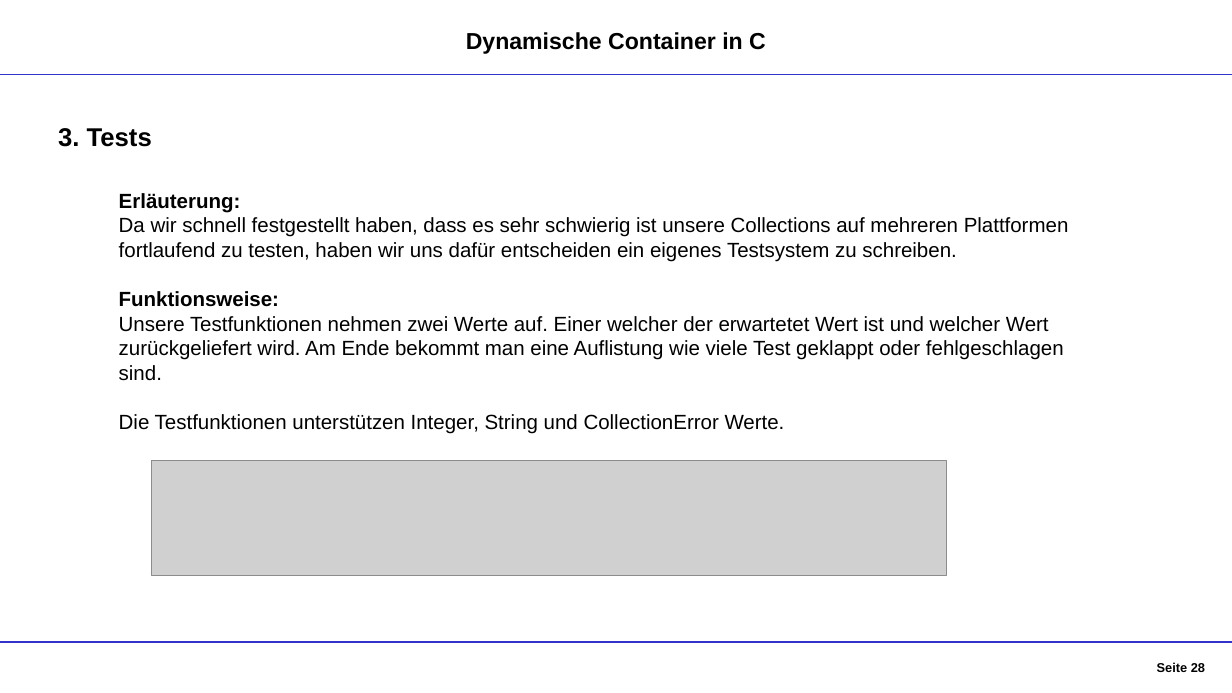
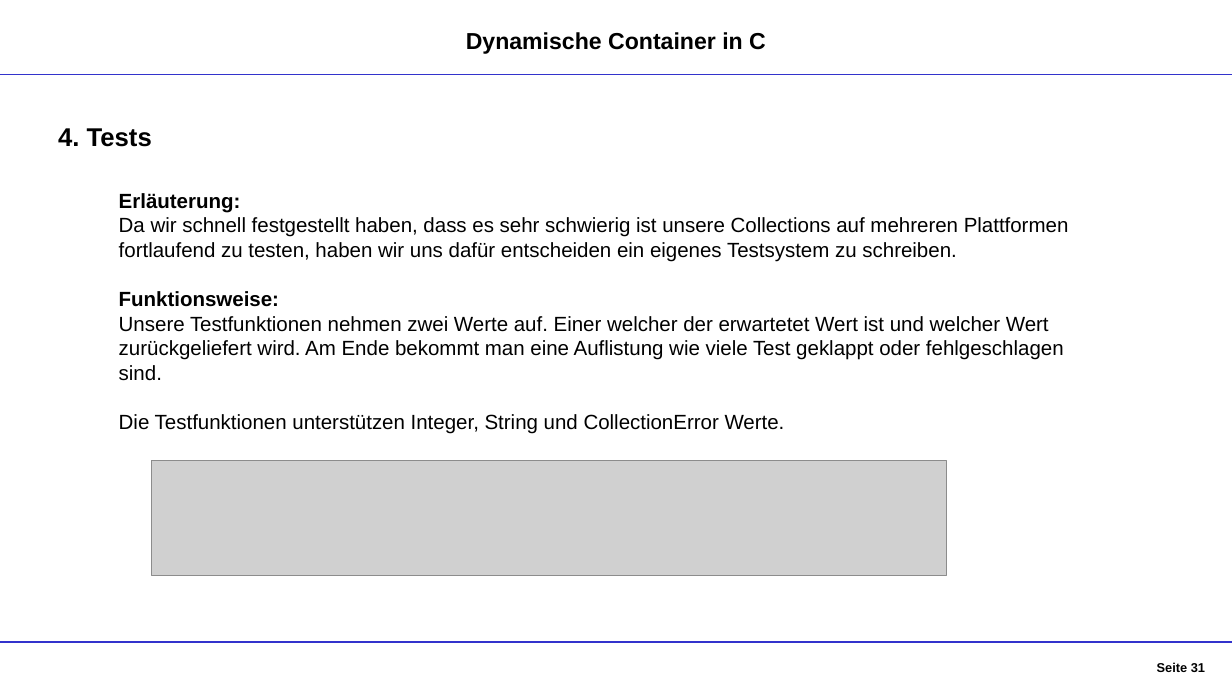
Before and after one commit to DennisGoss99/InPr_DynamicCollections, a slide deck: slide 31 of Dokumentation/Container - Präsentation.pptx (slide 28 before the commit). Drawn at 1232x693 pixels with LibreOffice and Linux fonts; fonts in the diff are those of the drawing; grey boxes stand for pictures. Boxes give left, top, right and bottom in pixels: in the first picture for what was removed or moved away, otherwise in the second. Text is boxed around its words. In the diff, an @@ line names an element or a change of style, - is before the commit and + after.

```diff
--- a/Dokumentation/Container - Präsentation.pptx
+++ b/Dokumentation/Container - Präsentation.pptx
@@ text at (58, 128, 152, 147): text changed @@
-3. Tests
+4. Tests
@@ page number at (1157, 662, 1205, 672): text changed @@
-Seite 28
+Seite 31
```
Also in this commit, not shown: 22 other slides changed, 4 slides added, 1 slide removed.
